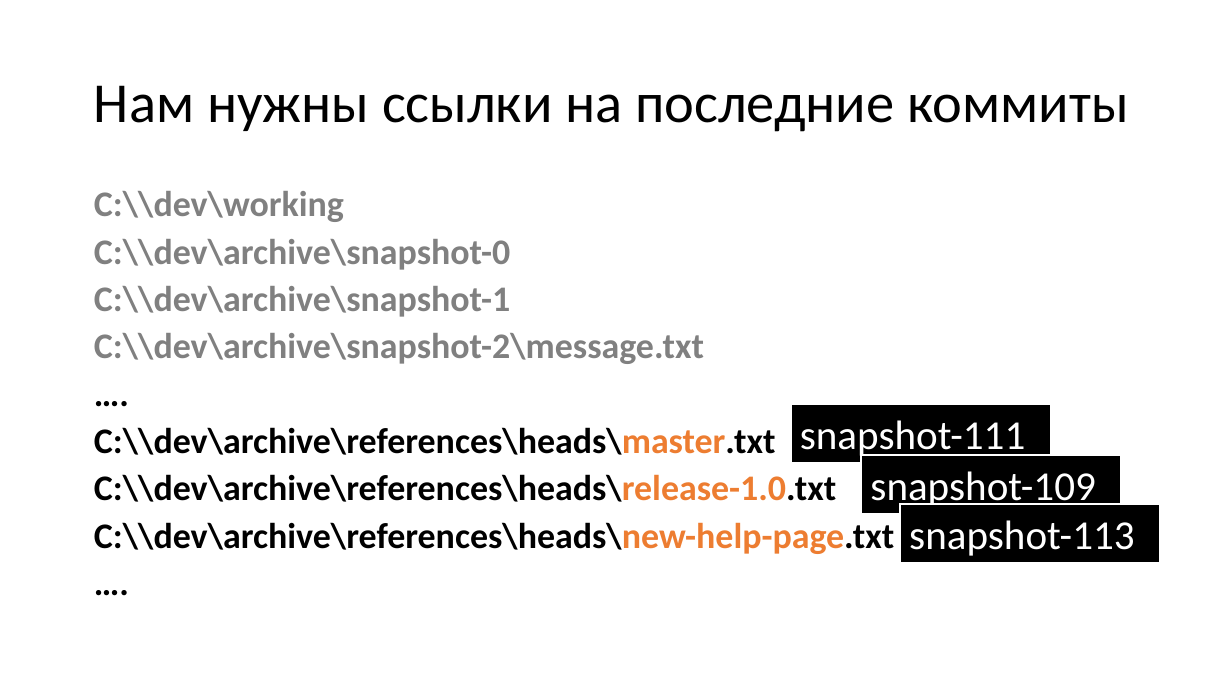
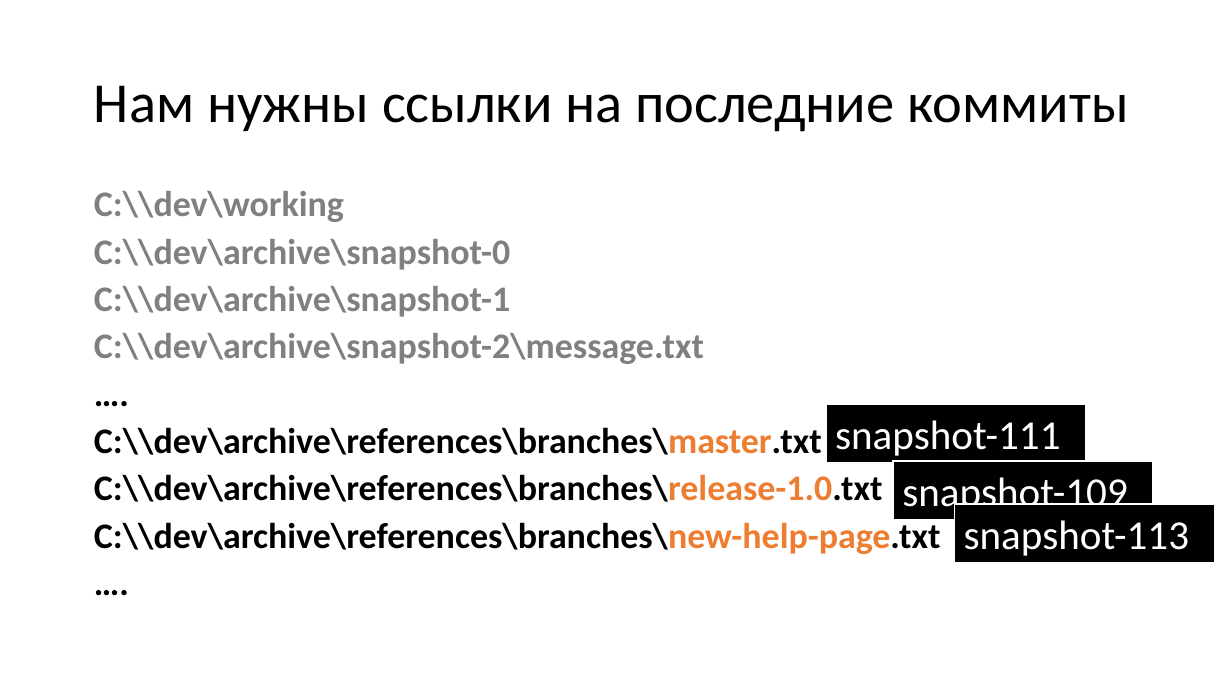
Before and after one commit to dzmitry-varabei/front-end-course, a slide deck: slide 28 of git-commit-code-review/Presentation1.pptx. Drawn at 1232x693 pixels with LibreOffice and Linux fonts; fonts in the diff are those of the drawing. Boxes give left, top, right and bottom in pixels: in the first picture for what was removed or moved away, otherwise in the second. Text is boxed around its words. In the diff, an @@ line names an element or a change of style, - is before the commit and + after.

Commit message:
move more slides

```diff
--- a/git-commit-code-review/Presentation1.pptx
+++ b/git-commit-code-review/Presentation1.pptx
@@ rectangle "snapshot-111": place and size @@
-rectangle "snapshot-111" at bbox=[791, 405, 1051, 464]
+rectangle "snapshot-111" at bbox=[826, 405, 1086, 464]
@@ text at bbox=[94, 427, 941, 554]: text changed @@
-С:\\dev\archive\references\heads\master.txt
-С:\\dev\archive\references\heads\release-1.0.txt
-С:\\dev\archive\references\heads\new-help-page.txt
+С:\\dev\archive\references\branches\master.txt
+С:\\dev\archive\references\branches\release-1.0.txt
+С:\\dev\archive\references\branches\new-help-page.txt
@@ rectangle "snapshot-109": place and size @@
-rectangle "snapshot-109" at bbox=[861, 456, 1121, 515]
+rectangle "snapshot-109" at bbox=[894, 461, 1153, 520]
@@ rectangle "snapshot-113": place and size @@
-rectangle "snapshot-113" at bbox=[900, 505, 1160, 564]
+rectangle "snapshot-113" at bbox=[955, 505, 1214, 564]
```
Also in this commit, not shown: 2 other slides changed, 2 slides added, 1 slide removed, 1 other file.
